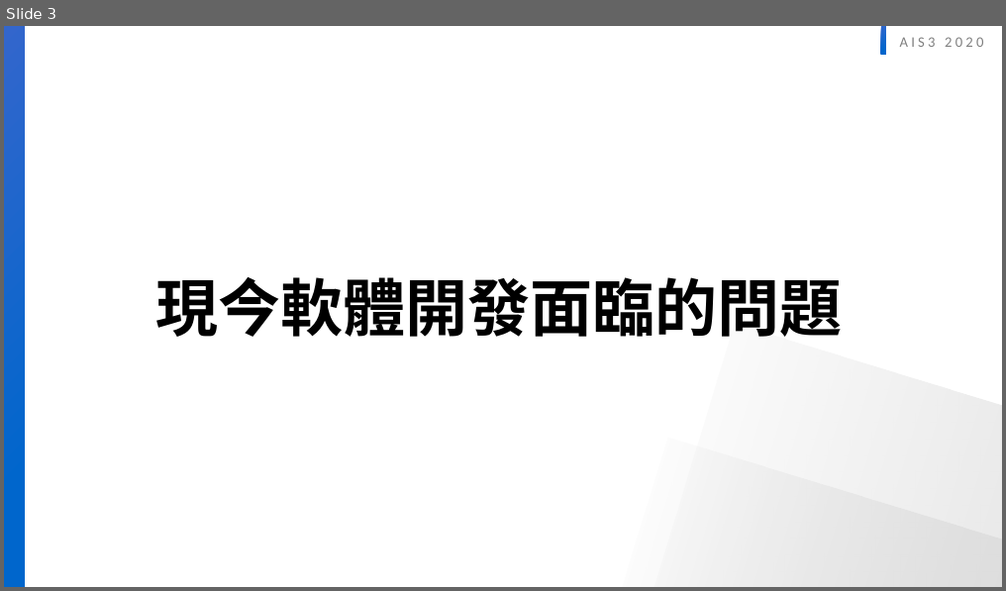
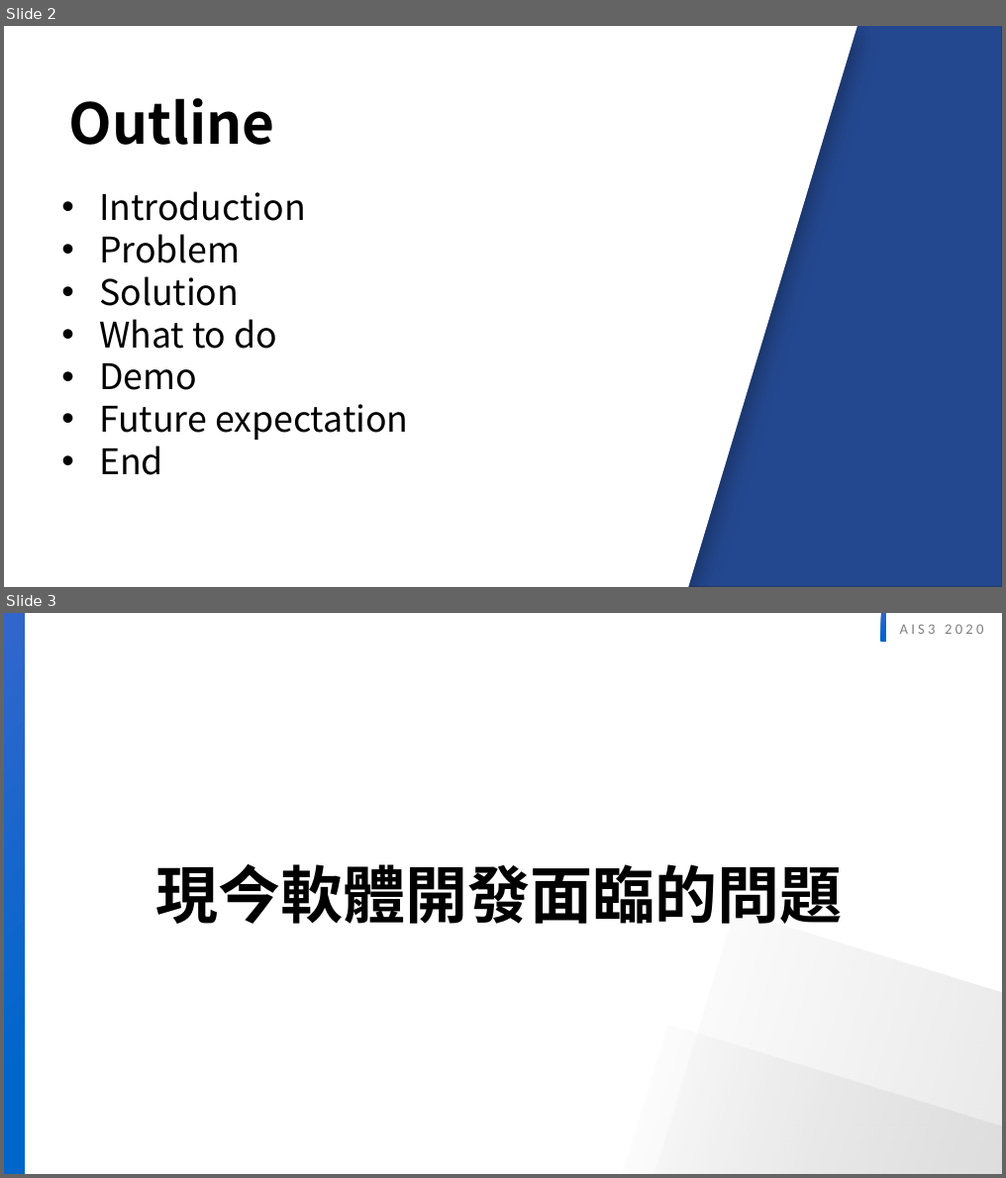
Before and after one commit to twinklestar03/AIS3-Dragon, a slide deck: Slide/AIS3 dragon security .pptx. Shown one above the other, each under a label of ours: slide 3 before the commit, slides 2 and 3 after it. The pictures are 1006x591 and 1006x1178 pixels, drawn with LibreOffice and Linux fonts; fonts in the diff are those of the drawing; background and template pictures are left out. Boxes give left, top, right and bottom in pixels: in the first picture for what was removed or moved away, otherwise in the second. Text is boxed around its words. In the diff, an @@ line names an element or a change of style, - is before the commit and + after.

```diff
--- a/Slide/AIS3 dragon security .pptx
+++ b/Slide/AIS3 dragon security .pptx
@@ slide 2 added at (4,26,1002,587), background #FFFFFF @@
@@ group added at (4,26,1002,587): 3 rectangles, 1 freeform shape @@
@@ text added at (69,98,275,145), 54 pt, text #000000, bold @@
+Outline
@@ text added at (99,191,409,475), 34 pt, text #000000 @@
+• Introduction
+• Problem
+• Solution
+• What to do
+• Demo
+• Future expectation
+• End
```
Also in this commit, not shown: 1 slide changed, 1 other slide added, 1 slide removed.
